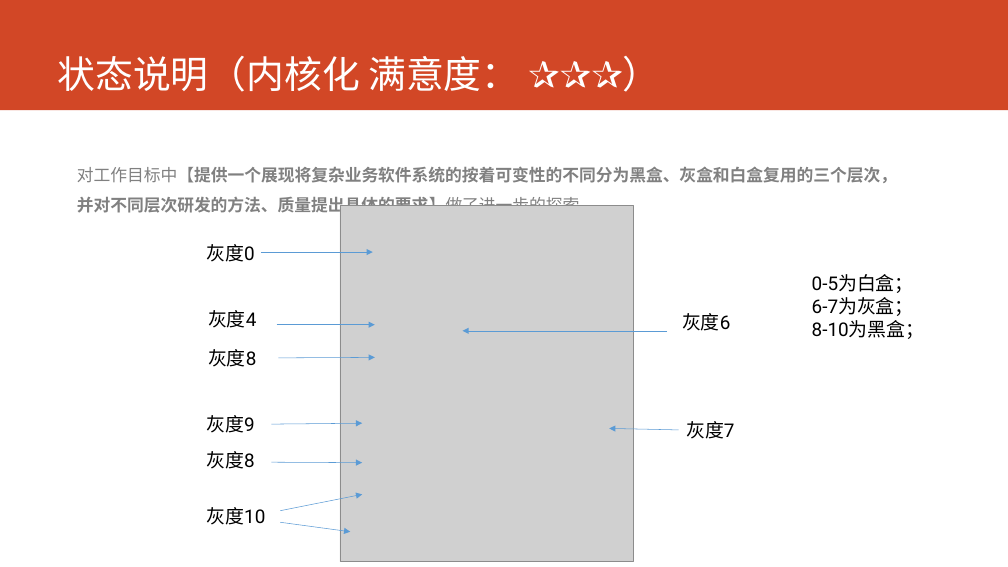
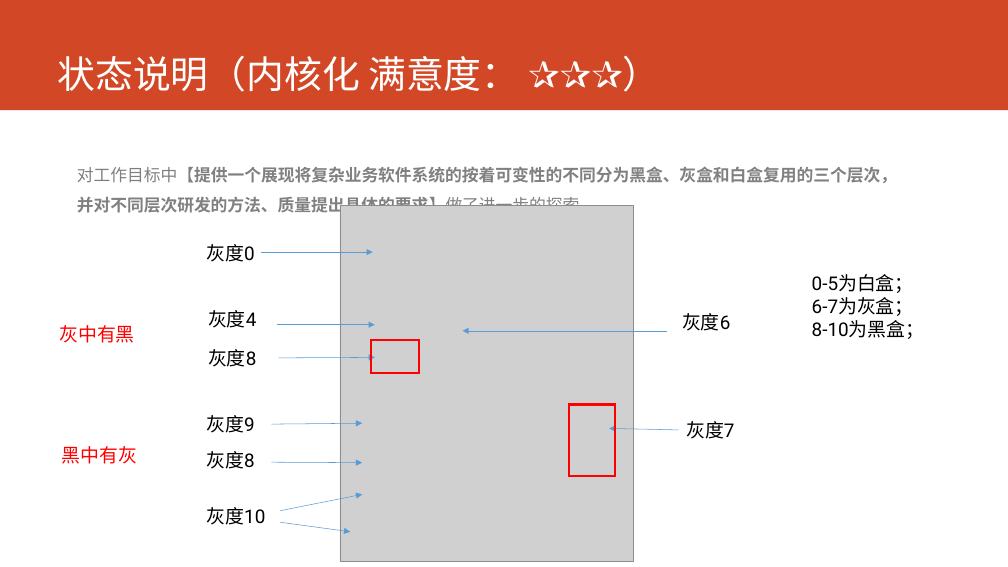
Before and after one commit to AppSecAI-TEST/hospital, a slide deck: slide 4 of doc/状态报告 2017-6-2.pptx. Drawn at 1008x567 pixels with LibreOffice and Linux fonts; fonts in the diff are those of the drawing; grey boxes stand for pictures. Boxes give left, top, right and bottom in pixels: in the first picture for what was removed or moved away, otherwise in the second. Text is boxed around its words. In the diff, an @@ line names an element or a change of style, - is before the commit and + after.

```diff
--- a/doc/状态报告 2017-6-2.pptx
+++ b/doc/状态报告 2017-6-2.pptx
@@ text added at bbox=[59, 325, 135, 343], 18 pt, text #FF0000 @@
+灰中有黑
@@ rectangle added at bbox=[371, 340, 418, 373], outline #FF0000 2 pt @@
@@ rectangle added at bbox=[569, 405, 615, 476], outline #FF0000 2 pt @@
@@ text added at bbox=[62, 446, 138, 464], 18 pt, text #FF0000 @@
+黑中有灰
```
Also in this commit, not shown: 5 other slides changed.
